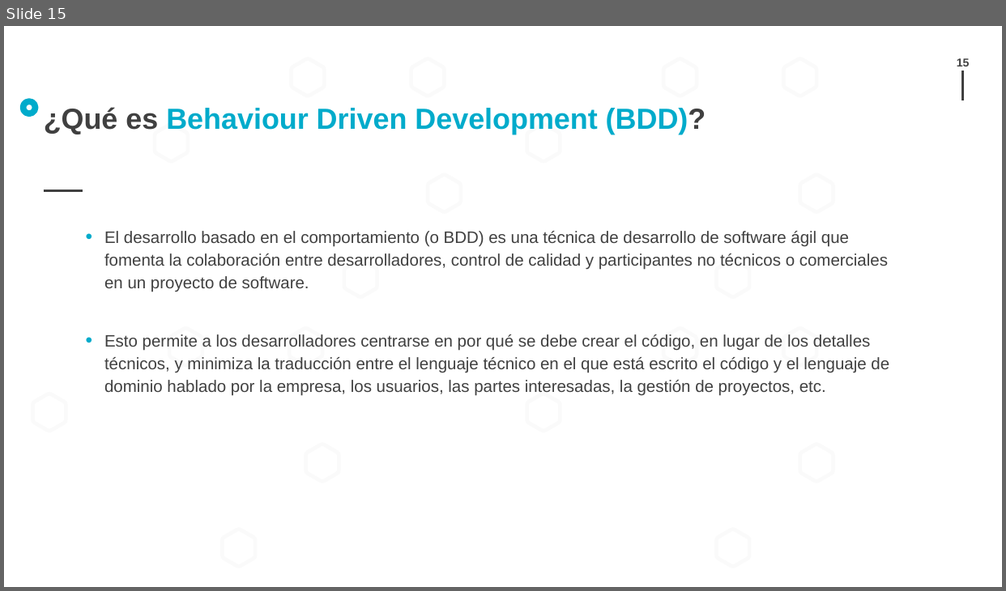
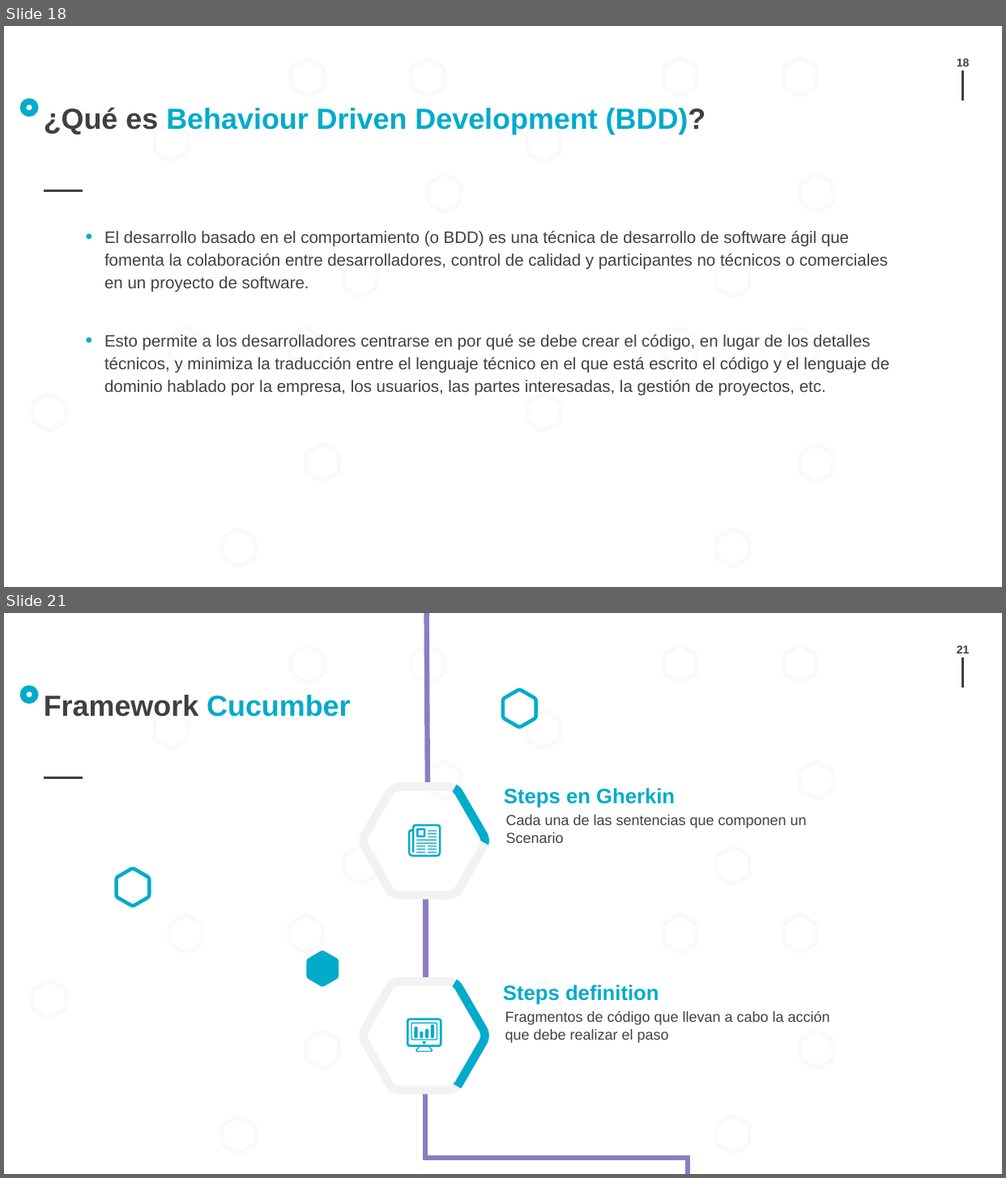
Before and after one commit to manzanero/appium-exposition-es, a slide deck: 2022-03-10__Appium__Alejandro_Manzanero.pptx. Shown one above the other, each under a label of ours: slide 15 before the commit, slides 18 and 21 after it; the slides between them are not shown. The pictures are 1006x591 and 1006x1178 pixels, drawn with LibreOffice and Linux fonts; fonts in the diff are those of the drawing; background and template pictures are left out. Boxes give left, top, right and bottom in pixels: in the first picture for what was removed or moved away, otherwise in the second. Text is boxed around its words. In the diff, an @@ line names an element or a change of style, - is before the commit and + after.

```diff
--- a/2022-03-10__Appium__Alejandro_Manzanero.pptx
+++ b/2022-03-10__Appium__Alejandro_Manzanero.pptx
@@ slide 21 added at (4, 613, 1002, 1174), background #FFFFFF; not listed: 23 template elements that a slide beside it also shows @@
@@ page number added at (957, 645, 970, 653), 11 pt, text #404040, bold @@
+21
@@ title added at (44, 695, 350, 717), 28 pt, text #404040, bold @@
+Framework Cucumber
@@ text added at (504, 788, 675, 808), 20 pt, text #00ABCB, bold @@
+Steps en Gherkin
@@ group added at (408, 824, 441, 857): 13 freeform shapes @@
@@ text added at (506, 815, 807, 843), 14 pt, text #404040 @@
+Cada una de las sentencias que componen un Scenario
@@ group added at (117, 613, 691, 1174): 7 freeform shapes, 3 lines, 1 elbow line @@
@@ text added at (503, 985, 658, 1005), 20 pt, text #00ABCB, bold @@
+Steps definition
@@ text added at (505, 1011, 830, 1043), 14 pt, text #404040 @@
+Fragmentos de código que llevan a cabo la acción que debe realizar el paso
@@ group added at (407, 1018, 442, 1052): 7 freeform shapes @@
@@ what was slide 15 is now slide 18 @@
@@ page number at (957, 58, 970, 66): text changed @@
-15
+18
```
Also in this commit, not shown: 5 slides changed, 5 other slides added, 1 other file.
